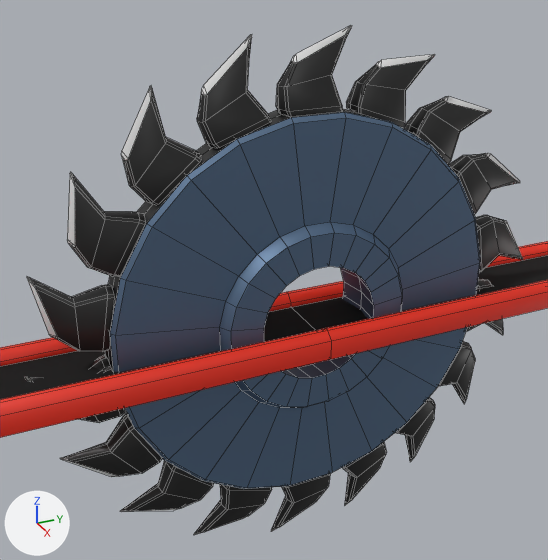
The FBX model Fbx files/Spinning Blade_Prop.fbx as it was, and as the next commit left it.
One viewpoint serves both versions: a 50 mm camera at (3.07, -1.56, 1.95) aimed at (-0.13, -0.12, 0.35). The axes (+X, +Y, +Z) are drawn at lower left. The lights are the same throughout. The older version comes first. Mesh edges are drawn as thin lines. Where no turn or scale is listed for an object, it has been applied to the vertices.

Before the edit, the objects in view are built like this:
```python
me_cube_011 = bpy.data.meshes.new('Cube.011')
me_cube_011.from_pydata(...)  # 44 vertices, 42 faces; spans x -0.28..0.28, y -4.83..4.83, z 0.07..0.21
# faces by material slot: [40, 2]
me_cube_011.materials.append(mat_rail_body)  # red #e72a11
me_cube_011.materials.append(mat_rail_depth)  # black #000000
me_cylinder_003 = bpy.data.meshes.new('Cylinder.003')
me_cylinder_003.from_pydata(...)  # 1080 vertices, 1008 faces; spans x -0.15..0.15, y -1.38..1.38, z -1.37..1.37
# faces by material slot: [240, 588, 180]
me_cylinder_003.materials.append(mat_blade_body)  # blue #5d7692
me_cylinder_003.materials.append(mat_blade)  # dark grey #3a3a3a
me_cylinder_003.materials.append(mat_blade_tip)  # white #e7e7e7
ob_spinning_blade = bpy.data.objects.new('Spinning Blade', me_cylinder_003)
ob_spinning_blade.location = (0.0, 0.0, 0.209)
ob_spinning_blade_rail_001 = bpy.data.objects.new('Spinning Blade Rail.001', me_cube_011)
ob_spinning_blade_rail_001.location = (0.0, 0.0, 0.0)
```
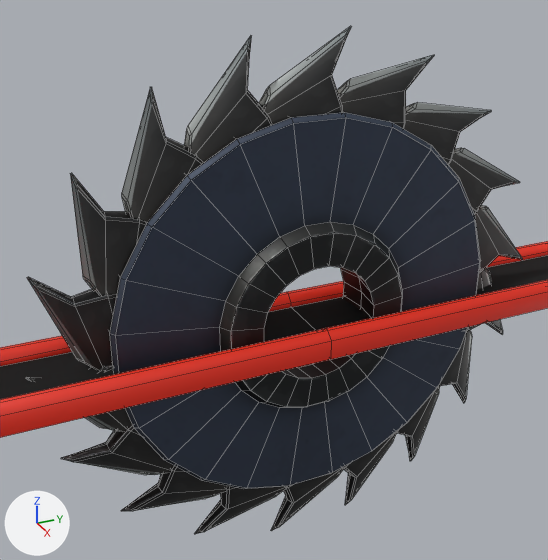
What differs and where, as boxes [x1, y1, x2, y2] in the pictures (548 x 560 px; the box of a moved part takes in the faces that stretch with it):
'Spinning Blade', reshaped: before [25, 26, 523, 534]; after [26, 26, 523, 534]
part 1 of me_cylinder_003, moved or reshaped: before [25, 26, 523, 534]; after [26, 27, 523, 531]
part 2 of me_cylinder_003, recoloured (darker): [110, 112, 481, 489] in both
part 3 of me_cylinder_003, recoloured: [35, 29, 520, 533] in both
part 4 of me_cylinder_003, recoloured: before [26, 26, 522, 530]; after [27, 26, 521, 519]

The change, as a list of edits to the scene's bpy script:
```text
Add img_obstacles1_envi1_normal_png:
    img_obstacles1_envi1_normal_png = load_image('Obstacles1 Envi1_Normal.png', '../Textures/Environments/Obstacles1 Envi1/Obstacles1 Envi1_Normal.png', 2048, 2048, 'Non-Color')
Add img_obstacles1_envi1_albedo_png:
    img_obstacles1_envi1_albedo_png = load_image('Obstacles1 Envi1_Albedo.png', '../Textures/Environments/Obstacles1 Envi1/Obstacles1 Envi1_Albedo.png', 2048, 2048, 'sRGB')
Add img_obstacles1_envi1_metallicsmoothness_png:
    img_obstacles1_envi1_metallicsmoothness_png = load_image('Obstacles1 Envi1_MetallicSmoothness.png', '../Textures/Environments/Obstacles1 Envi1/Obstacles1 Envi1_MetallicSmoothness.png', 2048, 2048, 'Non-Color')
Add mat_obstacles1_envi1:
    mat_obstacles1_envi1 = bpy.data.materials.new('Obstacles1 Envi1')
    # uses the picture img_obstacles1_envi1_albedo_png
    # uses the picture img_obstacles1_envi1_metallicsmoothness_png
    # uses the picture img_obstacles1_envi1_normal_png
Change me_cylinder_003:
    used by ob_spinning_blade; location = (0.0, 0.0, 0.209)
    remove me_cylinder_003.from_pydata(...)  # 1080 vertices, 1008 faces; spans x -0.15..0.15, y -1.38..1.38, z -1.37..1.37
    add me_cylinder_003.from_pydata(...)  # 1044 vertices, 936 faces; spans x -0.15..0.15, y -1.38..1.38, z -1.37..1.37
    me_cylinder_003 part 1: 432 vertices moved within x -0.06..0.06, y -1.29..1.29, z -1.34..1.34; 114 vertices removed from x -0.02..0.02, y -1.37..1.37, z -1.37..1.37; 78 vertices added at x -0.02..0.02, y -1.35..1.35, z -1.35..1.35
    me_cylinder_003 part 2: 240 faces spanning x -0.15..0.15, y -1.01..1.01, z -1.01..1.01 switch from mat_blade_body (blue #5d7692) to mat_obstacles1_envi1
    me_cylinder_003 part 3: 432 faces spanning x -0.08..0.08, y -1.34..1.34, z -1.36..1.36 switch from mat_blade (dark grey #3a3a3a) to mat_obstacles1_envi1
    me_cylinder_003 part 4: 32 faces spanning x -0.02..0.02, y -1.38..1.38, z -1.37..1.37 switch from mat_blade_tip (white #e7e7e7) to mat_obstacles1_envi1
```
